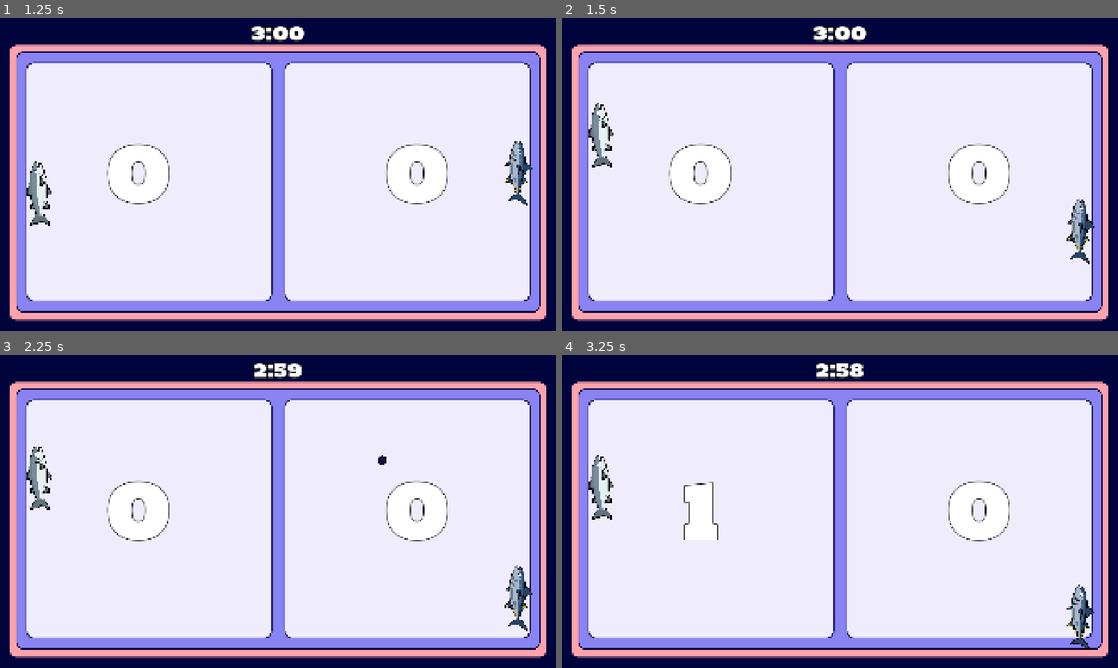
Above: before the commit, frames 1-4 (two rows, left to right).
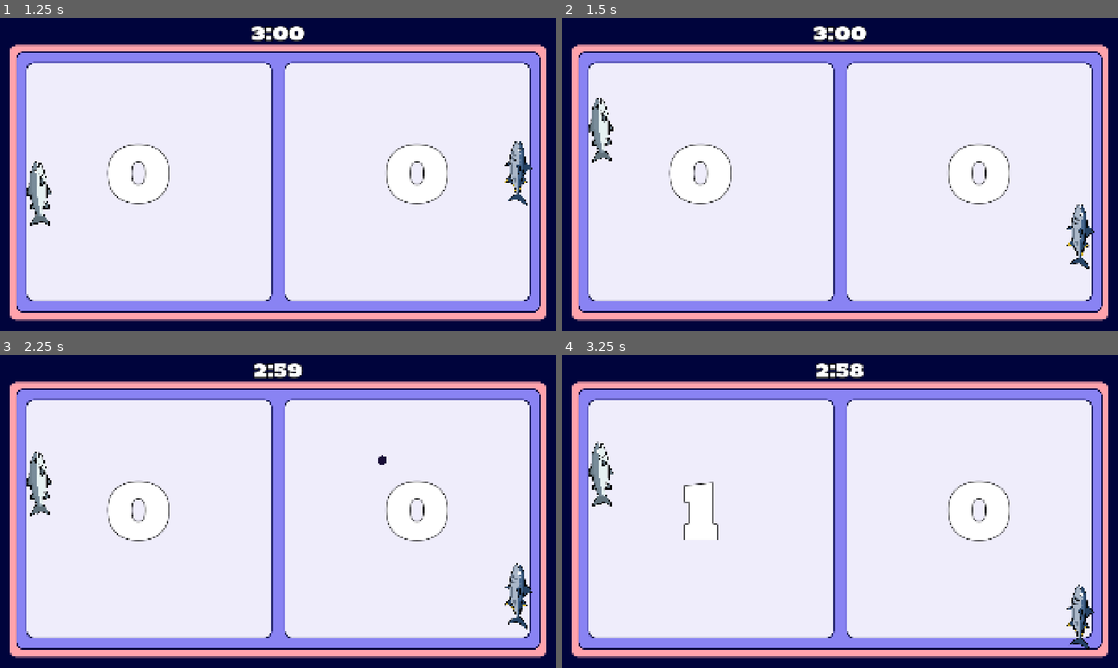
Above: after the commit, the same moments.

Repository: Jurinich/GDSG-WS-semester-project
Game: Godot game, scene res://scenes/main_menu.tscn
Two runs of this game, one before a commit and one after it. Both use one fixed random seed, a clock stepped at 60 frames per second and the inputs below.
Inputs (mouse positions are in pixels of both pictures, inside the frame that each line leads up to):
- Up to frame 1 (1.25 s): click "Start Game" at 0.5 s
- Up to frame 2 (1.5 s): tap Enter at 1.25 s; move the mouse to (962, 158) at 1.27 s; hold W (upP1) from 1.28 s (still down); hold Down (downP2) from 1.28 s (still down)
- Up to frame 3 (2.25 s): move the mouse to (166, 527) at 2.02 s; release W (upP1) at 2.03 s; release Down (downP2) at 2.03 s; hold S (downP1) from 2.03 s (still down); tap Up (upP2) at 2.1 s
- Up to frame 4 (3.25 s): move the mouse to (895, 442) at 2.77 s; release S (downP1) at 2.78 s; hold W (upP1) from 2.78 s (still down); hold Down (downP2) from 2.78 s (still down)

Frame 1 is identical in both runs. In frame 2, 0.9% of the frame differs, in the area x 4-96%, y 25-81%; in frame 3, 0.7%; in frame 4, 0.5%.

Commit message:
fixed ball splitting, paddle ball direction influence, ball minimum and maximum size, increase paddle speed by 10%

Diff:
--- a/gdsg-semester-project-w-2025-/resources/SplitAll2.tres
+++ b/gdsg-semester-project-w-2025-/resources/SplitAll2.tres
@@ -6,5 +6,5 @@
 [resource]
 script = ExtResource("1_3eia4")
 sprite = ExtResource("2_3eia4")
-power_up_effect = "SplitBall2"
+power_up_effect = "SplitAll2"
 metadata/_custom_type_script = "uid://cjxfeo0s5d5yr"
--- a/gdsg-semester-project-w-2025-/resources/SplitAll3.tres
+++ b/gdsg-semester-project-w-2025-/resources/SplitAll3.tres
@@ -6,5 +6,5 @@
 [resource]
 script = ExtResource("1_shpuf")
 sprite = ExtResource("2_shpuf")
-power_up_effect = "SplitBall2"
+power_up_effect = "SplitAll3"
 metadata/_custom_type_script = "uid://cjxfeo0s5d5yr"
--- a/gdsg-semester-project-w-2025-/scenes/game.tscn
+++ b/gdsg-semester-project-w-2025-/scenes/game.tscn
@@ -41,6 +41,7 @@
 [ext_resource type="AudioStream" uid="uid://cjjm5ye1xclu7" path="res://assets/sounds/fish paddle sound.wav" id="31_qouja"]
 [ext_resource type="AudioStream" uid="uid://dfj07w1gkp5rd" path="res://assets/sounds/menu hover.wav" id="32_twgab"]
 [ext_resource type="AudioStream" uid="uid://yhqh3quecu5b" path="res://assets/sounds/menu select.wav" id="33_02fa5"]
+[ext_resource type="Script" uid="uid://dt6u7umxvjhdo" path="res://scripts/items/split_all_balls.gd" id="34_458eo"]
 [ext_resource type="AudioStream" uid="uid://gjxvv3b3fxsw" path="res://assets/sounds/powerup spawn.wav" id="34_nepv3"]
 [ext_resource type="AudioStream" uid="uid://rojt8w7y0lib" path="res://assets/sounds/powerup use.wav" id="36_m4url"]
 [ext_resource type="AudioStream" uid="uid://cpbwo62dnkmoo" path="res://assets/sounds/after run score 1.wav" id="37_7025r"]
@@ -66,42 +67,43 @@
 [sub_resource type="Resource" id="Resource_e1j6l"]
 script = ExtResource("15_37s47")
 item = ExtResource("15_ssvqc")
-weight = 15.0
+weight = 5.0
 metadata/_custom_type_script = "uid://d2jgn4osg4v7x"
 
 [sub_resource type="Resource" id="Resource_pl11u"]
 script = ExtResource("15_37s47")
 item = ExtResource("17_5newe")
-weight = 15.0
+weight = 5.0
 metadata/_custom_type_script = "uid://d2jgn4osg4v7x"
 
 [sub_resource type="Resource" id="Resource_bhx41"]
 script = ExtResource("15_37s47")
 item = ExtResource("18_bt5mj")
-weight = 15.0
+weight = 5.0
 metadata/_custom_type_script = "uid://d2jgn4osg4v7x"
 
 [sub_resource type="Resource" id="Resource_qouja"]
 script = ExtResource("15_37s47")
 item = ExtResource("19_qnb83")
-weight = 20.0
+weight = 5.0
 metadata/_custom_type_script = "uid://d2jgn4osg4v7x"
 
 [sub_resource type="Resource" id="Resource_wljb1"]
 script = ExtResource("15_37s47")
 item = ExtResource("20_sww3w")
-weight = 13.0
+weight = 5.0
 metadata/_custom_type_script = "uid://d2jgn4osg4v7x"
 
 [sub_resource type="Resource" id="Resource_v2yb1"]
 script = ExtResource("15_37s47")
 item = ExtResource("21_suyxu")
+weight = 5.0
 metadata/_custom_type_script = "uid://d2jgn4osg4v7x"
 
 [sub_resource type="Resource" id="Resource_js0lu"]
 script = ExtResource("15_37s47")
 item = ExtResource("22_sgl2t")
-weight = 7.0
+weight = 5.0
 metadata/_custom_type_script = "uid://d2jgn4osg4v7x"
 
 [sub_resource type="Resource" id="Resource_sww3w"]
@@ -125,6 +127,7 @@
 [sub_resource type="Resource" id="Resource_458eo"]
 script = ExtResource("15_37s47")
 item = ExtResource("25_0sl42")
+weight = 5.0
 metadata/_custom_type_script = "uid://d2jgn4osg4v7x"
 
 [node name="Game" type="Node2D" unique_id=1886297339]
@@ -339,14 +342,13 @@
 script = ExtResource("23_bt5mj")
 split_amount = 10
 
-[node name="SplitAll2" type="Node" parent="ItemEffects" unique_id=1454796815]
-script = ExtResource("23_bt5mj")
-split_all_balls = true
+[node name="SplitAll3" type="Node" parent="ItemEffects" unique_id=1110411090]
+script = ExtResource("34_458eo")
+split_amount = 3
+
+[node name="SplitAll2" type="Node" parent="ItemEffects" unique_id=1080954376]
+script = ExtResource("34_458eo")
 split_amount = 2
-
-[node name="SplitAll3" type="Node" parent="ItemEffects" unique_id=805975314]
-script = ExtResource("23_bt5mj")
-split_all_balls = true
 
 [node name="Goal Sound" type="AudioStreamPlayer" parent="." unique_id=125741821]
 stream = ExtResource("28_sww3w")
--- a/gdsg-semester-project-w-2025-/scripts/ball.gd
+++ b/gdsg-semester-project-w-2025-/scripts/ball.gd
@@ -4,7 +4,12 @@
 @export var BASE_SPEED: float = 600.0
 @export var SPEED_DECAY: float = 300.0
 @export var VELOCITY_THRESHOLD: float = 50.0
+@export var PADDLE_DIRECTION_INFLUENCE: float = 0.45
+@export var PADDLE_SPEED_INFLUENCE: float = 0.0
+@export var MIN_SCALE: float = 0.75
+@export var MAX_SCALE: float = 2
 
+var current_scale: float = 1.0
 var current_speed: float
 var last_hit_by: CharacterBody2D = player_1
 var is_split_spawn: bool = false
@@ -56,6 +61,9 @@
 				if collider.has_method("play_hit_animation"):
 					collider.play_hit_animation()
 
+				velocity.y += collider.velocity.y * PADDLE_DIRECTION_INFLUENCE
+				current_speed += abs(collider.velocity.y) * PADDLE_SPEED_INFLUENCE
+
 		if check_velocity_threshold():
 			kitten_spawner.call_deferred("spawn_paw", self)
 
@@ -72,6 +80,10 @@
 	current_speed += boost_amount
 
 func scale_ball(multiplier: float):
-	sprite.scale *= multiplier
+	var new_scale = clampf(current_scale * multiplier, MIN_SCALE, MAX_SCALE)
+	var actual_multiplier = new_scale / current_scale
+	sprite.scale *= actual_multiplier
 	if collision_shape.shape is CircleShape2D:
-		collision_shape.shape.radius *= multiplier
+		collision_shape.shape.radius *= actual_multiplier
+
+	current_scale = new_scale
--- a/gdsg-semester-project-w-2025-/scripts/ball_spawner.gd
+++ b/gdsg-semester-project-w-2025-/scripts/ball_spawner.gd
@@ -5,6 +5,10 @@
 @export var spawn_position: Vector2
 @export var split_all_balls: bool = false
 @onready var player_1: CharacterBody2D = $"../Player1"
+var balls_spawning_this_frame: int = 0
+
+func _process(_delta):
+	balls_spawning_this_frame = 0
 
 func _ready():
 	add_to_group("ball_spawner")
@@ -23,17 +27,14 @@
 	else:
 		print("Spawn blocked: Ball limit reached.")
 
-func split_ball(target_ball: Ball, split_amount: int):
+func split_single_ball(target_ball: Ball, split_amount: int):
 	if not is_instance_valid(target_ball):
 		return
 
 	var angle_step = (2 * PI) / split_amount
 	var random_offset = randf_range(0, 2 * PI)
 	var current_size = target_ball.sprite.scale.x
-
 	var starting_slow_speed = 150.0
-
-	var current_count = get_tree().get_nodes_in_group("balls").size()
 
 	for i in range(split_amount):
 		var ball_to_modify: Ball
@@ -41,6 +42,8 @@
 		if i == 0:
 			ball_to_modify = target_ball
 		else:
+			var current_count = get_tree().get_nodes_in_group("balls").size() + balls_spawning_this_frame
+
 			if current_count < GameManager.ball_limit:
 				ball_to_modify = ball_scene.instantiate()
 				ball_to_modify.is_split_spawn = true
@@ -48,16 +51,18 @@
 				ball_to_modify.size_multiplier = current_size
 
 				get_parent().add_child.call_deferred(ball_to_modify)
-				current_count += 1
+				balls_spawning_this_frame += 1
 			else:
 				break
 
 		var current_angle = random_offset + (i * angle_step)
-		var direction = Vector2(cos(current_angle), sin(current_angle))
-
 		ball_to_modify.velocity = Vector2(cos(current_angle), sin(current_angle))
 		ball_to_modify.current_speed = starting_slow_speed
 
+func split_all_active_balls(split_amount: int):
+	var active_balls = get_tree().get_nodes_in_group("balls")
+	for ball in active_balls:
+		split_single_ball(ball, split_amount)
 
 func apply_speed_boost_deferred(ball: Ball, target_speed: float):
 	await get_tree().create_timer(0.5).timeout
--- /dev/null
+++ b/gdsg-semester-project-w-2025-/scripts/items/split_all_balls.gd
@@ -0,0 +1,9 @@
+extends Node
+
+@export var split_amount: int = 0
+
+func apply_effect(_player: CharacterBody2D, triggering_ball: Ball = null):
+	var spawner = get_tree().get_first_node_in_group("ball_spawner")
+
+	if spawner and spawner.has_method("split_all_active_balls"):
+		spawner.split_all_active_balls(split_amount)
--- a/gdsg-semester-project-w-2025-/scripts/items/split_ball.gd
+++ b/gdsg-semester-project-w-2025-/scripts/items/split_ball.gd
@@ -1,15 +1,11 @@
 extends Node
 
-@export var split_all_balls: bool = false
 @export var split_amount: int = 3
 
 func apply_effect(_player: CharacterBody2D, triggering_ball: Ball = null):
+	if triggering_ball == null:
+		return
+
 	var spawner = get_tree().get_first_node_in_group("ball_spawner")
-	if not spawner: return
-
-	if split_all_balls:
-		var active_balls = get_tree().get_nodes_in_group("balls")
-		for ball in active_balls:
-			spawner.split_ball(ball, split_amount)
-	elif triggering_ball != null:
-		spawner.split_ball(triggering_ball, split_amount)
+	if spawner and spawner.has_method("split_single_ball"):
+		spawner.split_single_ball(triggering_ball, split_amount)
--- a/gdsg-semester-project-w-2025-/scripts/playerMovement.gd
+++ b/gdsg-semester-project-w-2025-/scripts/playerMovement.gd
@@ -1,6 +1,6 @@
 extends CharacterBody2D
 
-const SPEED := 1000
+const SPEED := 1100
 @export var isP1: bool = false
 @export var paddles: Array[PackedScene]
 
Not shown: 2 places in gdsg-semester-project-w-2025-/scenes/game.tscn that only renumber resources
Not shown, added: gdsg-semester-project-w-2025-/scripts/items/split_all_balls.gd.uid
